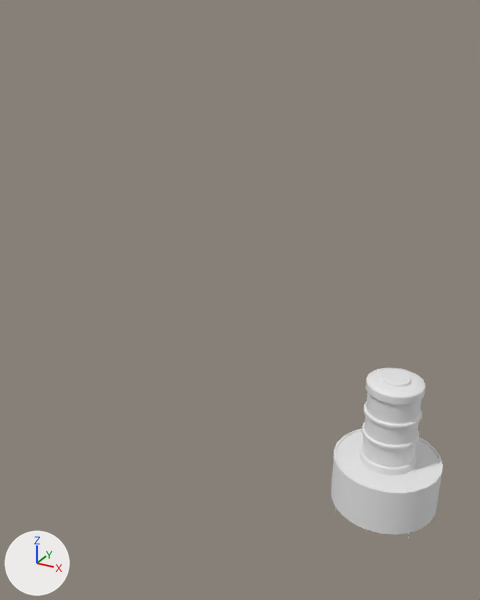
What one commit did to the Blender file HS-303/Intelsat II.blend.
The view is the same before and after, from a 50 mm camera at (1.12, -4.6, 3.65) aimed at (-1.56, 0.28, 1.21). Lighting does not change. The marker at lower left points along +X, +Y and +Z.

Objects in the first picture: 'Body', 'C Round1 circle 006'.
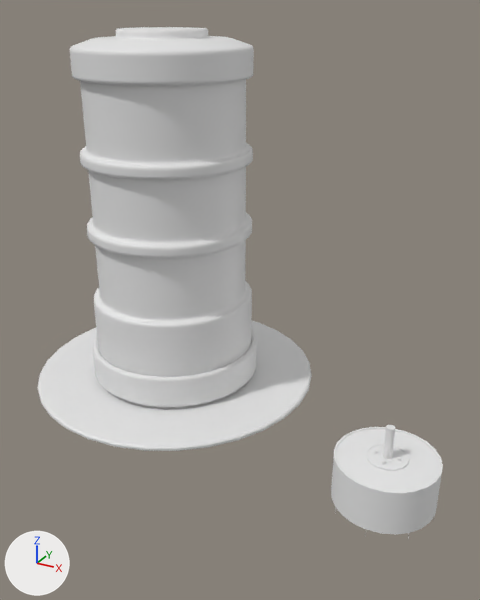
The change, as a diff of the scene's bpy script:
```diff
--- a/HS-303/Intelsat II.blend.py
+++ b/HS-303/Intelsat II.blend.py
@@ ob_c_round1_circle_006 @@
 ob_c_round1_circle_006.parent = None
-ob_c_round1_circle_006.location = (0.0, 0.0, 0.0)
+ob_c_round1_circle_006.location = (-2.565, 0.673, -0.00659)
+ob_c_round1_circle_006.scale = (3.55, 3.55, 3.55)
 _m = ob_c_round1_circle_006.modifiers.new('Bevel', 'BEVEL')
```

Boxes (x1, y1, x2, y2) around the edits, measured in the pictures (480 x 600 px):
'C Round1 circle 006', moved, rescaled: before (360, 368, 426, 475); after (37, 27, 312, 451)
